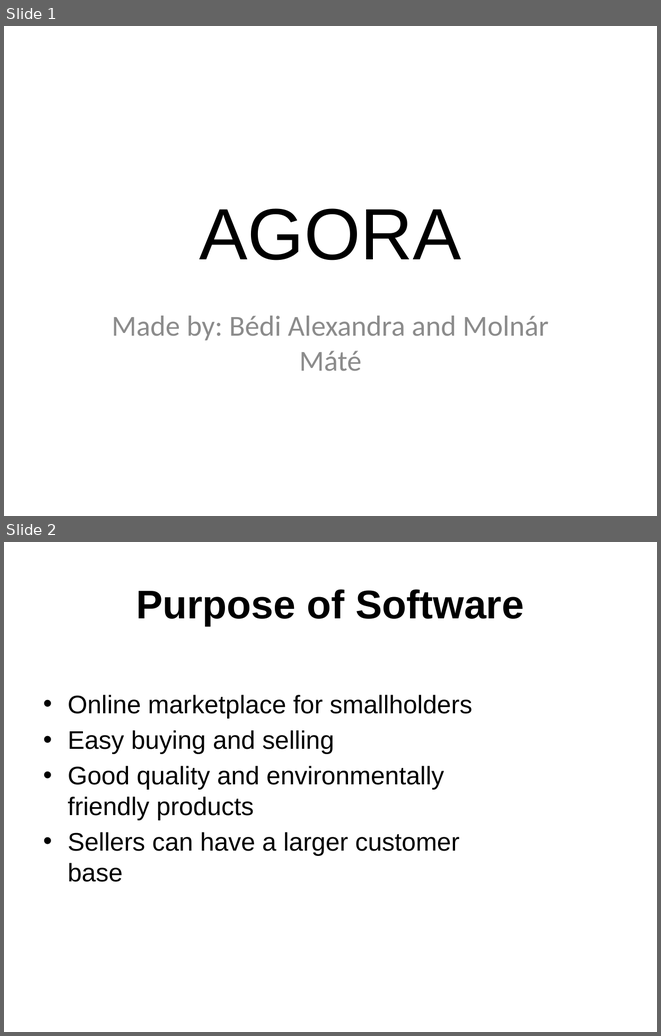
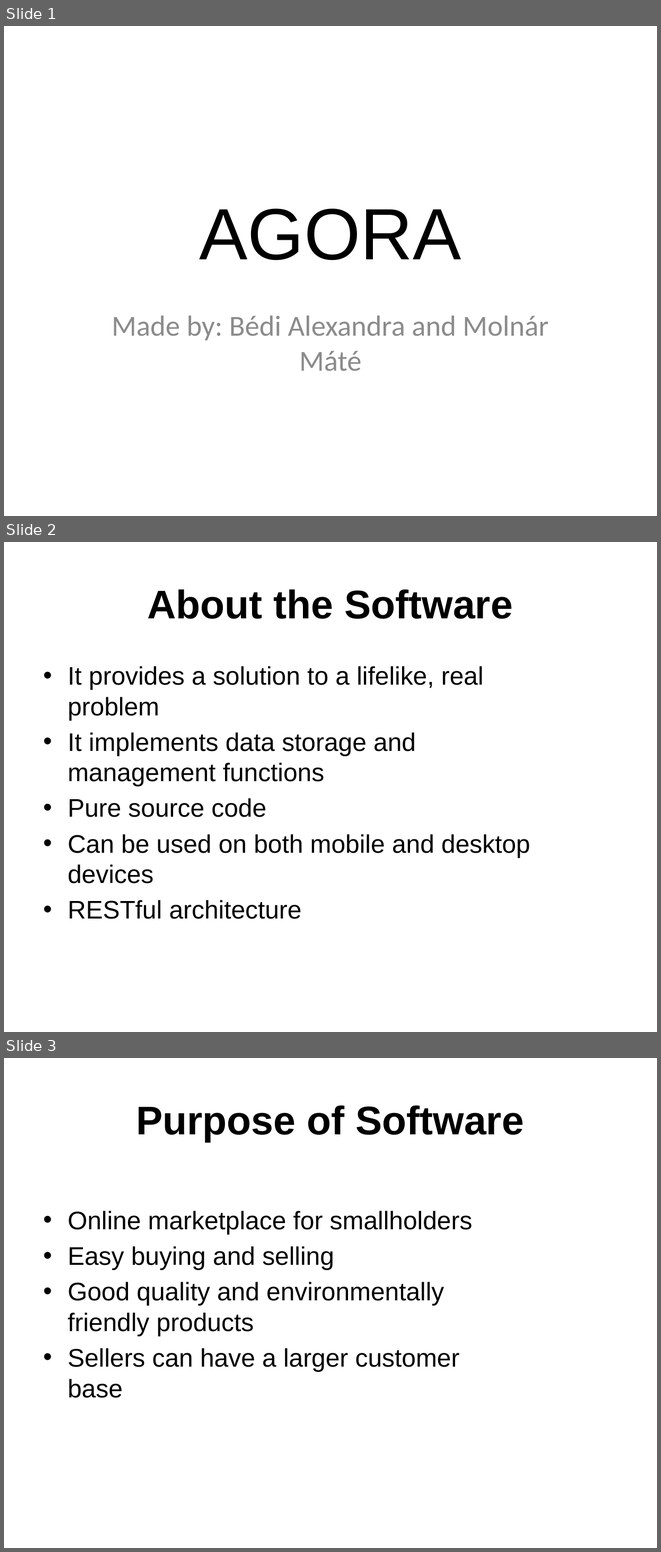
Before and after one commit to momikadragoner/Vizsgaremek, a slide deck: PPT/AGORA.pptx. Shown one above the other, each under a label of ours: slides 1 and 2 before the commit, slides 1, 2 and 3 after it. The pictures are 661x1036 and 661x1552 pixels, drawn with LibreOffice and Linux fonts; fonts in the diff are those of the drawing. Boxes give left, top, right and bottom in pixels: in the first picture for what was removed or moved away, otherwise in the second. Text is boxed around its words. In the diff, an @@ line names an element or a change of style, - is before the commit and + after.

```diff
--- a/PPT/AGORA.pptx
+++ b/PPT/AGORA.pptx
@@ slide 2 added at box(4, 542, 657, 1032), background #FFFFFF @@
@@ title added at box(148, 589, 513, 619), 44 pt, text #000000, bold @@
+About the Software
@@ text added at box(68, 666, 530, 919), 28 pt, text #000000 @@
+• It provides a solution to a lifelike, real problem
+• It implements data storage and management functions
+• Pure source code
+• Can be used on both mobile and desktop devices
+• RESTful architecture
@@ what was slide 2 is now slide 3 @@
```
Also in this commit, not shown: 1 slide changed, 2 other slides added, 3 other files.
